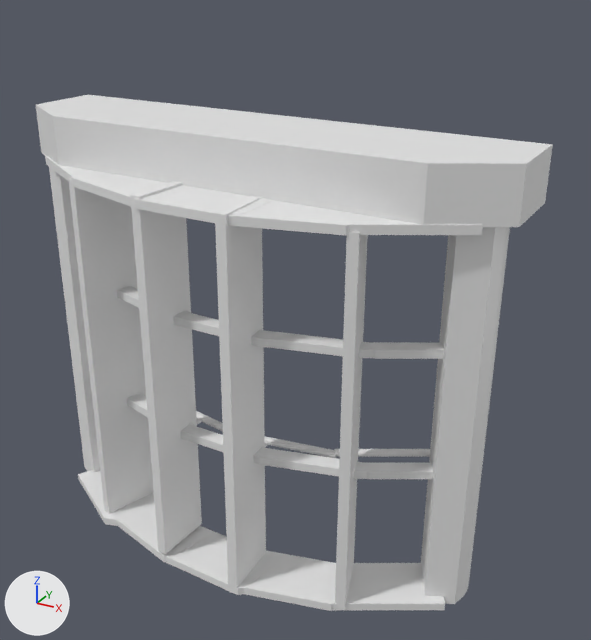
What one commit did to the Blender file ClusterCreatorKitTemplate-master/Assets/踊り場だけ.blend.
Both versions are drawn from a 50 mm lens placed at (13.8, -70.7, 42.7), pointed at (-4.1, -38.2, 26.5). Arrows for +X, +Y and +Z are at lower left; the lights stay in place.

Names of what the first picture shows: '立方体.037', '立方体.058', '立方体.069', '立方体.078', '立方体.092', '立方体.096', '立方体.098', '立方体.099', '立方体.100', '立方体.104', '立方体.105', '立方体.106'.
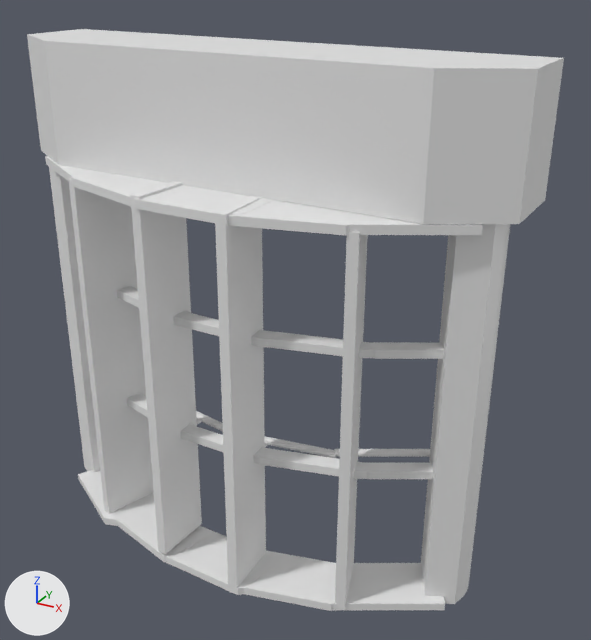
Commit message: 踊り場だけ

Pixel boxes (x1, y1, x2, y2) of what changed, in the pictures (591 x 640 px):
'立方体.092', moved, rescaled (47% taller): before (36, 95, 553, 227); after (27, 29, 564, 224)

Diff of the bpy script that builds the scene:
```diff
--- a/ClusterCreatorKitTemplate-master/Assets/踊り場だけ.blend.py
+++ b/ClusterCreatorKitTemplate-master/Assets/踊り場だけ.blend.py
@@ ob_立方体_092 @@
 ob_立方体_092 = bpy.data.objects.new('立方体.092', me_立方体_056)
-ob_立方体_092.location = (-6.34, -37.98, 34.47)
+ob_立方体_092.location = (-6.34, -37.98, 36.27)
 ob_立方体_092.rotation_euler = (-0.00211, -0.00679, 3.127)  # degrees (-0.1, -0.4, 179)
-ob_立方体_092.scale = (12.9, 2.97, 1.26)
+ob_立方体_092.scale = (12.9, 2.97, 2.94)
```
